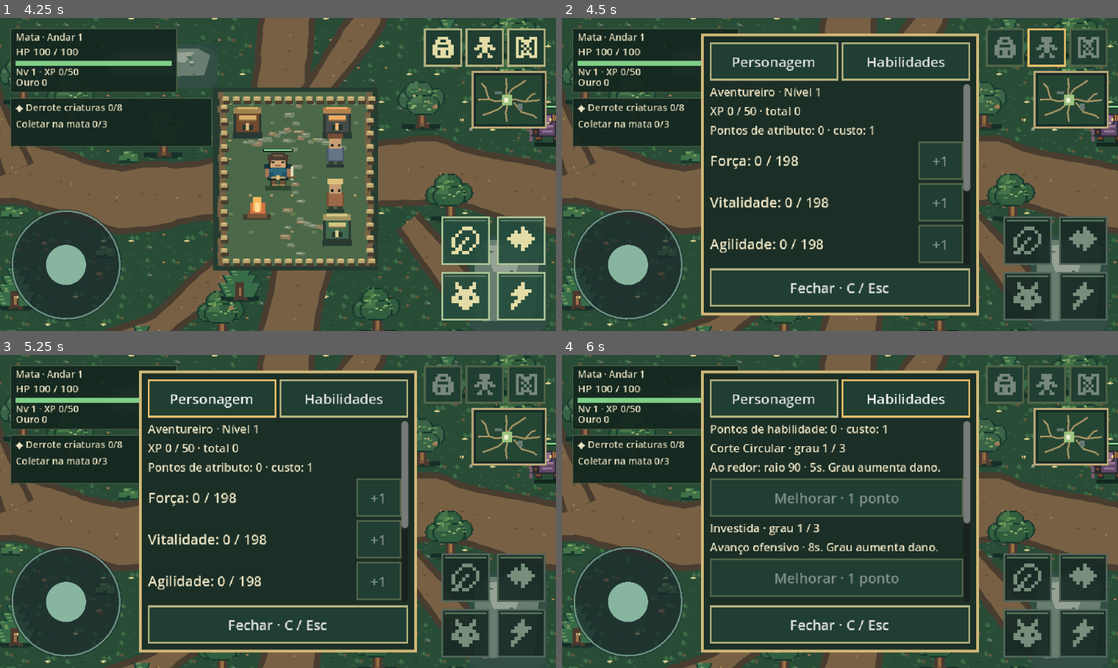
Above: before the commit, frames 1-4 (two rows, left to right).
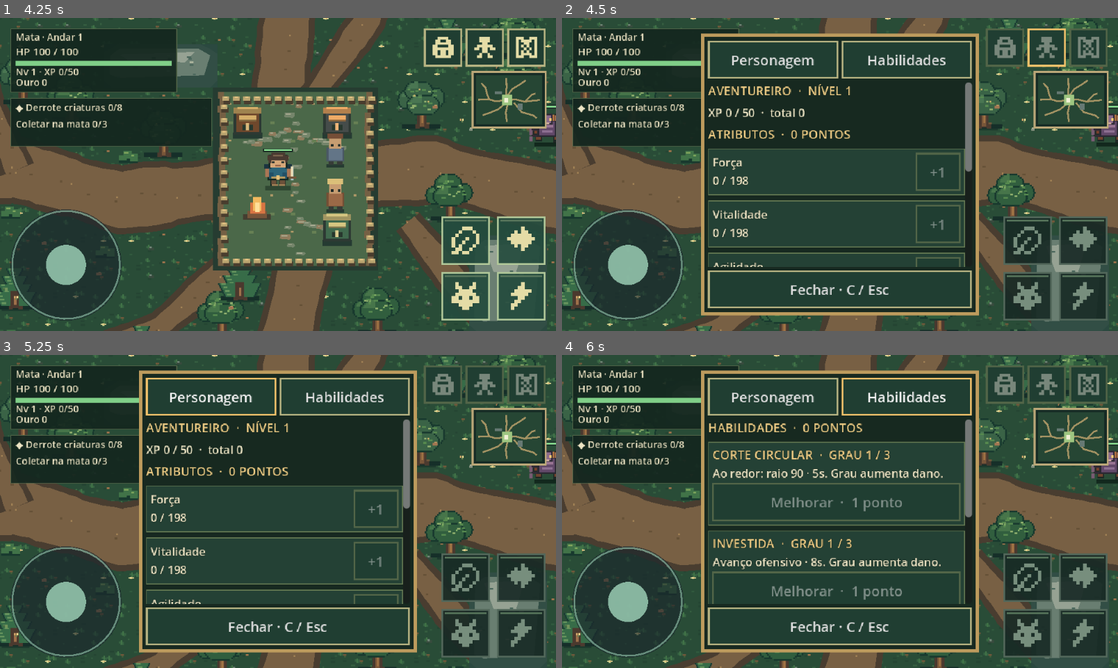
Above: after the commit, the same moments.

Repository: thiagohugo12-dotcom/arveon
Game: Godot game, scene res://scenes/main.tscn
Two runs of this game, one before a commit and one after it. Both use one fixed random seed, a clock stepped at 60 frames per second and the inputs below.
Inputs (mouse positions are in pixels of both pictures, inside the frame that each line leads up to):
- Up to frame 1 (4.25 s): click (444, 46) at 0.52 s; click "Materiais" at 1.25 s; click "Equip." at 2 s; click "Consumo" at 2.75 s; click "Fechar" at 3.5 s
- Up to frame 2 (4.5 s): click (1045, 46) at 4.27 s
- Up to frame 3 (5.25 s): click "Personagem" at 5 s
- Up to frame 4 (6 s): click "Habilidades" at 5.75 s

Frame 1 is identical in both runs. In frame 2, 11% of the frame differs, in the area x 25-75%, y 5-95%; in frame 3, 11%; in frame 4, 14%.

Commit message:
Present attributes and skills as RPG cards

Diff:
--- a/tests/rpg_tests.gd
+++ b/tests/rpg_tests.gd
@@ -1,4 +1,13 @@
 extends RefCounted
+
+static func _button_with_text(root: Node, prefix: String) -> Button:
+	if root is Button and (root as Button).text.begins_with(prefix):
+		return root as Button
+	for child in root.get_children():
+		var found := _button_with_text(child, prefix)
+		if found != null:
+			return found
+	return null
 
 static func run(suite, main) -> void:
 	var p := GameProgress.new()
@@ -199,7 +208,7 @@
 		var touch := InputEventScreenTouch.new()
 		touch.pressed = true
 		touch.index = 12
-		var button := hud.rpg_panel.content.get_child(3).get_child(1) as Button
+		var button := _button_with_text(hud.rpg_panel.content, "+1")
 		touch.position = button.global_position + button.size * 0.5
 		var before := p.attribute_points()
 		hud._input(touch)
@@ -278,7 +287,7 @@
 	hud.rpg_panel.tab = 1
 	main._toggle_character()
 	await suite.frames()
-	var improvement := hud.rpg_panel.content.get_child(3) as Button
+	var improvement := _button_with_text(hud.rpg_panel.content, "Melhorar")
 	forge_touch.position = improvement.global_position + improvement.size * 0.5
 	hud._input(forge_touch)
 	suite.check(p.skills["Corte Circular"] == 2 and p.skill_points() == 0 and player.skill_ranks[0] == 2, "touch skill screen spends one earned point and applies upgraded rank")
--- a/ui/rpg_panel.gd
+++ b/ui/rpg_panel.gd
@@ -12,10 +12,10 @@
 func _ready() -> void:
 	visible = false
 	var style := StyleBoxFlat.new()
-	style.bg_color = Color("#1b2f27")
-	style.set_border_width_all(3)
-	style.border_color = Color("#d0b878")
-	style.set_content_margin_all(10)
+	style.bg_color = Color("#172920")
+	style.set_border_width_all(4)
+	style.border_color = Color("#bd9b5d")
+	style.set_content_margin_all(8)
 	add_theme_stylebox_override("panel", style)
 	var column := VBoxContainer.new()
 	add_child(column)
@@ -38,6 +38,7 @@
 	content = VBoxContainer.new()
 	content.custom_minimum_size.x = 240
 	content.size_flags_horizontal = Control.SIZE_EXPAND_FILL
+	content.add_theme_constant_override("separation", 6)
 	scroll.add_child(content)
 	close_button = Button.new()
 	close_button.text = "Fechar · C / Esc"
@@ -52,14 +53,16 @@
 		child.queue_free()
 	if tab == 0:
 		var lvl := progress.level()
-		_label("Aventureiro · Nível %d" % lvl)
-		_label("XP %d / %d · total %d" % [progress.xp - RPGRules.xp_floor(lvl), RPGRules.cost_to_level(lvl), progress.xp] if lvl < RPGRules.MAX_LEVEL else "Nível máximo · XP total %d" % progress.xp)
-		_label("Pontos de atributo: %d · custo: 1" % progress.attribute_points())
+		_heading("AVENTUREIRO  ·  NÍVEL %d" % lvl)
+		_label("XP %d / %d  ·  total %d" % [progress.xp - RPGRules.xp_floor(lvl), RPGRules.cost_to_level(lvl), progress.xp] if lvl < RPGRules.MAX_LEVEL else "Nível máximo  ·  XP total %d" % progress.xp)
+		_heading("ATRIBUTOS  ·  %d PONTOS" % progress.attribute_points())
 		for name: String in RPGRules.ATTRIBUTES:
+			var card := _card()
 			var row := HBoxContainer.new()
-			content.add_child(row)
+			card.add_child(row)
 			var label := Label.new()
-			label.text = "%s: %d / 198" % [name, progress.attributes[name]]
+			label.text = "%s\n%d / 198" % [name, progress.attributes[name]]
+			label.add_theme_font_size_override("font_size", 13)
 			label.size_flags_horizontal = Control.SIZE_EXPAND_FILL
 			row.add_child(label)
 			var button := Button.new()
@@ -69,27 +72,48 @@
 			button.pressed.connect(func(): action_requested.emit("attribute", name, 0))
 			row.add_child(button)
 		var values := progress.combat_stats()
-		_label("Dano %d · HP %d · Vel %d\nEspírito %d · Defesa %d" % [values.damage, values.hp, values.speed, values.spirit, values.armor])
-		_label("Força: +2 dano · Vitalidade: +8 HP\nAgilidade: movimento e cooldown (até −20%)\nEspírito: +1 dano, +2 HP e habilidades")
+		_heading("COMBATE")
+		_label("Dano %d  ·  HP %d  ·  Vel %d\nEspírito %d  ·  Defesa %d" % [values.damage, values.hp, values.speed, values.spirit, values.armor], _card())
+		_label("Força +2 dano  ·  Vitalidade +8 HP\nAgilidade: movimento e recarga (até −20%)\nEspírito: dano, HP e habilidades")
 	else:
-		_label("Pontos de habilidade: %d · custo: 1" % progress.skill_points())
+		_heading("HABILIDADES  ·  %d PONTOS" % progress.skill_points())
 		var descriptions := ["Ao redor: raio 90 · 5s. Grau aumenta dano.", "Avanço ofensivo · 8s. Grau aumenta dano.", "Dano e resistência por 6–8s · 35s. Grau aumenta o buff."]
 		for i in range(3):
 			var name: String = RPGRules.SKILLS[i]
-			_label("%s · grau %d / 3" % [name, progress.skills[name]])
-			_label(descriptions[i])
+			var card := _card()
+			_label("%s  ·  GRAU %d / 3" % [name.to_upper(), progress.skills[name]], card, true)
+			_label(descriptions[i], card)
 			var button := Button.new()
-			button.text = "Melhorar · 1 ponto"
+			button.text = "Melhorar  ·  1 ponto"
 			button.custom_minimum_size.y = 44
 			button.disabled = progress.skill_points() < 1 or int(progress.skills[name]) >= 3
 			button.pressed.connect(func(): action_requested.emit("skill", name, 0))
-			content.add_child(button)
-		_label("Teclado: 1 Corte · 2 Investida · 3 Fúria.\nDireção: joystick/WASD ou última direção.\nSem uso em menus ou no perímetro seguro.")
+			card.add_child(button)
+		_label("PC: 1 Corte  ·  2 Investida  ·  3 Fúria\nDireção: joystick/WASD ou última direção.\nIndisponível em menus e na área segura.")
 
-func _label(text: String) -> void:
+func _heading(text: String) -> void:
+	_label(text, content, true)
+
+func _card() -> VBoxContainer:
+	var panel := PanelContainer.new()
+	var style := StyleBoxFlat.new()
+	style.bg_color = Color("#244135")
+	style.border_color = Color("#647952")
+	style.set_border_width_all(1)
+	style.set_content_margin_all(5)
+	panel.add_theme_stylebox_override("panel", style)
+	content.add_child(panel)
+	var body := VBoxContainer.new()
+	body.add_theme_constant_override("separation", 2)
+	panel.add_child(body)
+	return body
+
+func _label(text: String, destination: Container = null, heading: bool = false) -> void:
 	var label := Label.new()
 	label.text = text
-	label.add_theme_font_size_override("font_size", 13)
+	label.add_theme_font_size_override("font_size", 13 if not heading else 14)
+	if heading:
+		label.add_theme_color_override("font_color", Color("#edcb84"))
 	label.autowrap_mode = TextServer.AUTOWRAP_WORD_SMART
 	label.size_flags_horizontal = Control.SIZE_EXPAND_FILL
-	content.add_child(label)
+	(destination if destination != null else content).add_child(label)
